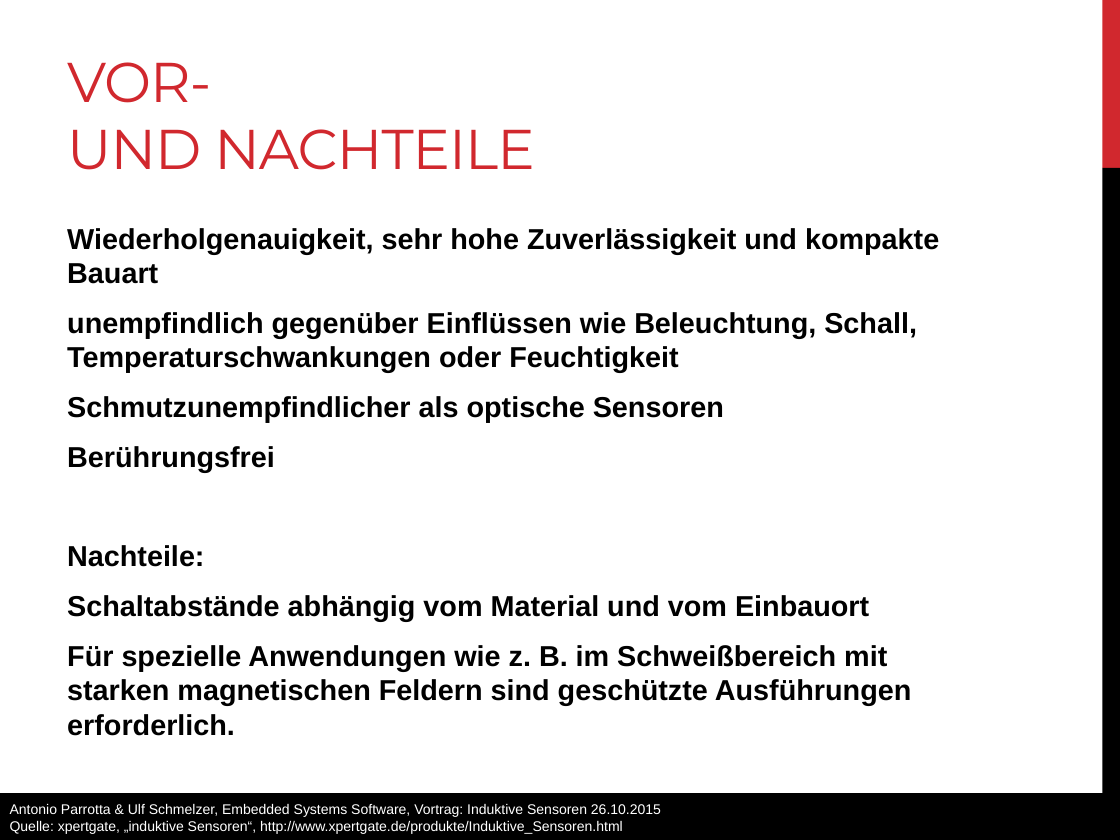
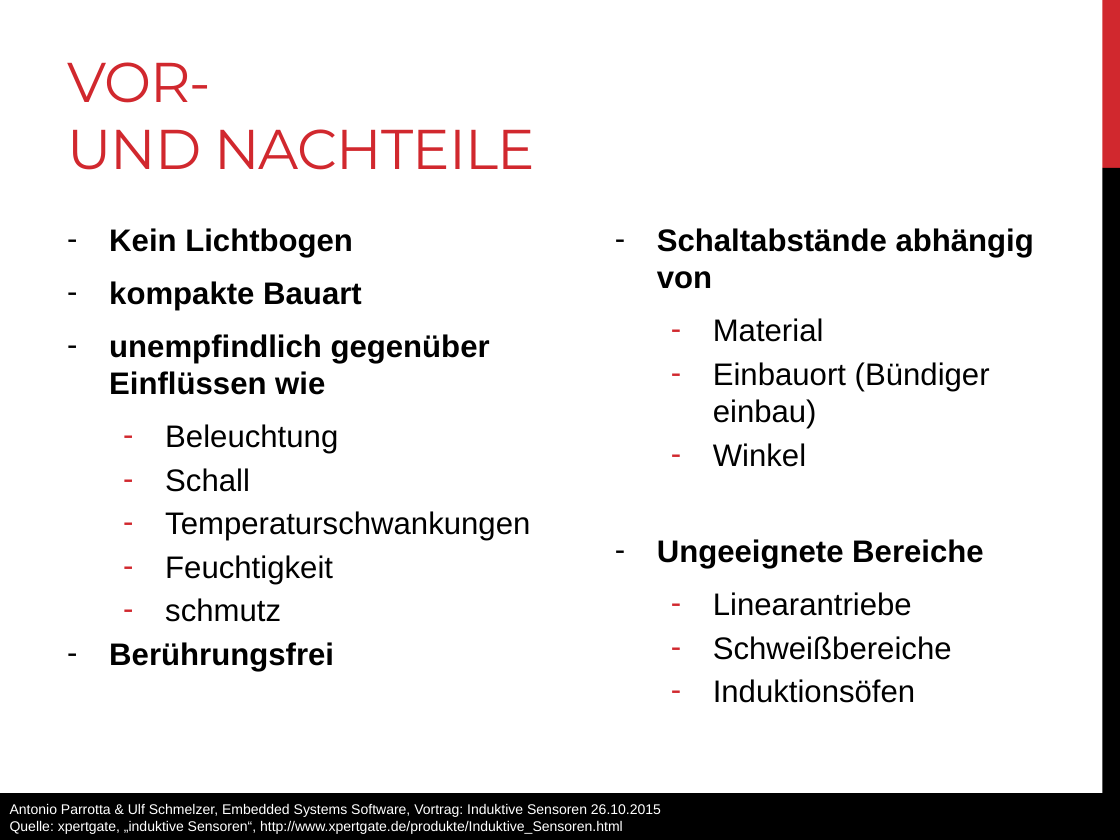
Before and after one commit to anpait00/TIB6, a slide deck: slide 8 of induktiv_sensoren.pptx (slide 7 before the commit). Drawn at 1120x840 pixels with LibreOffice and Linux fonts; fonts in the diff are those of the drawing. Boxes give left, top, right and bottom in pixels: in the first picture for what was removed or moved away, otherwise in the second. Text is boxed around its words. In the diff, an @@ line names an element or a change of style, - is before the commit and + after.

Commit message:
added some stuff to pptx

```diff
--- a/induktiv_sensoren.pptx
+++ b/induktiv_sensoren.pptx
@@ text at box(109, 228, 530, 622): text changed; size 18.5 to 20 pt @@
-Wiederholgenauigkeit, sehr hohe Zuverlässigkeit und kompakte Bauart
-unempfindlich gegenüber Einflüssen wie Beleuchtung, Schall, Temperaturschwankungen oder Feuchtigkeit
-Schmutzunempfindlicher als optische Sensoren
+– Kein Lichtbogen
+– kompakte Bauart
+– unempfindlich gegenüber Einflüssen wie
+  – Beleuchtung
+  – Schall
+  – Temperaturschwankungen
+  – Feuchtigkeit
+  – schmutz
@@ text added at box(657, 228, 1034, 703), 20 pt, text #000000 @@
+– Schaltabstände abhängig von
+  – Material
+  – Einbauort (Bündiger einbau)
+  – Winkel
+– Ungeeignete Bereiche
+  – Linearantriebe
+  – Schweißbereiche
+  – Induktionsöfen
@@ text at box(67, 545, 912, 736): paragraphs removed @@
-Nachteile:
-Schaltabstände abhängig vom Material und vom Einbauort
-Für spezielle Anwendungen wie z. B. im Schweißbereich mit starken magnetischen Feldern sind geschützte Ausführungen erforderlich.
@@ text at box(109, 642, 334, 671): size 18.5 to 20 pt in "Berührungsfrei"; bullet none to - @@
```
Also in this commit, not shown: 1 other slide changed, 1 slide added.
